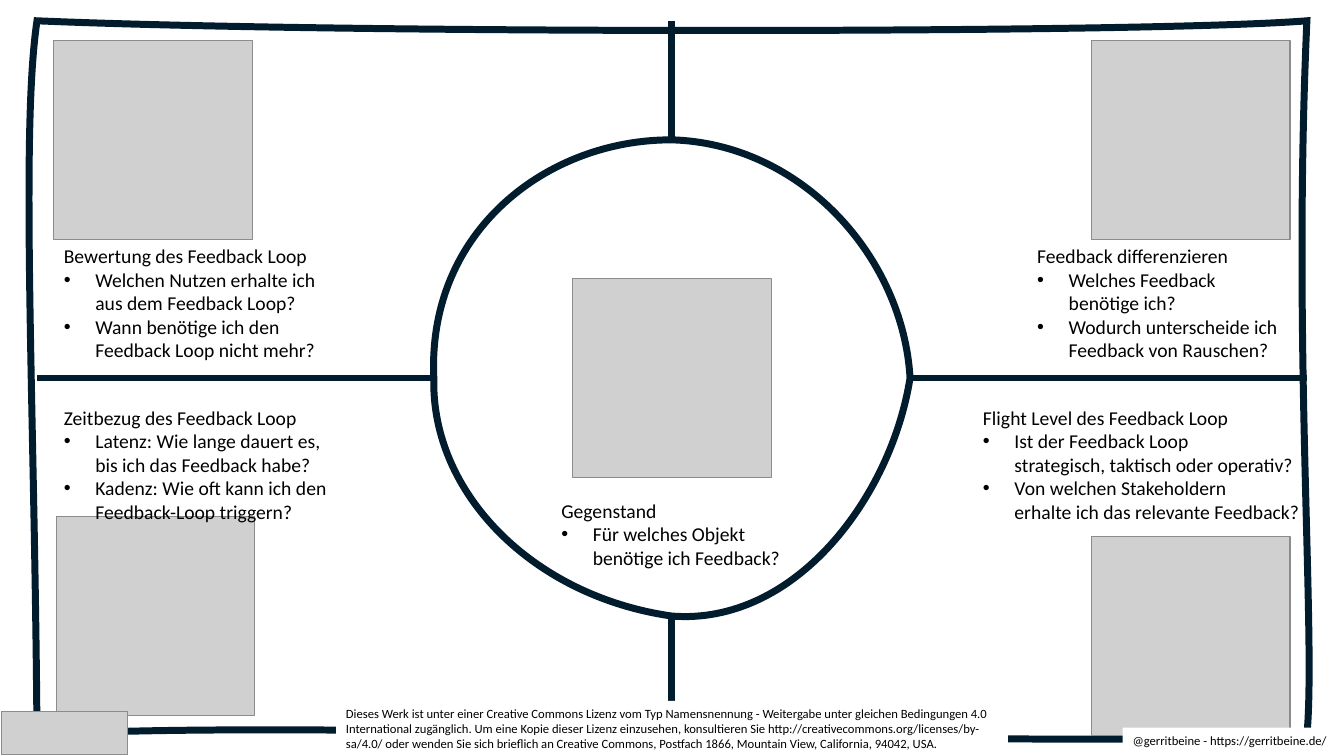
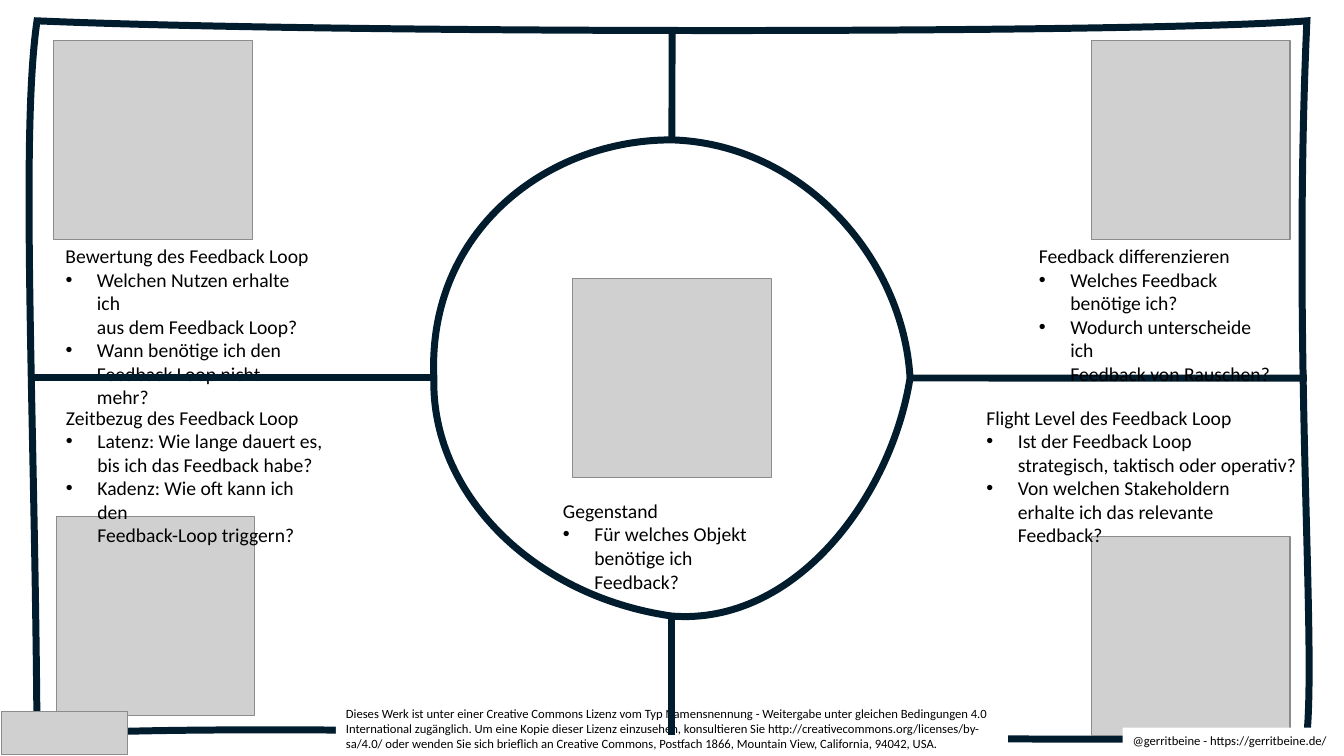
Before and after one commit to nextnormalacademy/site-advancedproductowner-manual, a slide deck: slide 1 of assets/downloads/17-feedback-loop-canvas.pptx. Drawn at 1344x756 pixels with LibreOffice and Linux fonts; fonts in the diff are those of the drawing; grey boxes stand for pictures; background and template pictures are left out. Boxes give left, top, right and bottom in pixels: in the first picture for what was removed or moved away, otherwise in the second. Text is boxed around its words. In the diff, an @@ line names an element or a change of style, - is before the commit and + after.

Commit message:
added repaired feedback loop canvas pptx to downloads

```diff
--- a/assets/downloads/17-feedback-loop-canvas.pptx
+++ b/assets/downloads/17-feedback-loop-canvas.pptx
@@ freeform shape at [37, 21, 1308, 736]: outline #001C2D 5 pt to #001C2D 4.99 pt @@
@@ freeform shape removed at [673, 21, 673, 140] @@
@@ freeform shape at [434, 140, 909, 616]: outline #001C2D 5 pt to #001C2D 4.99 pt; outline redrawn @@
@@ text "Bewertung des Feedback Loop" rewrapped from [64, 249, 315, 360] to [65, 249, 308, 404] @@
@@ text "Feedback differenzieren" rewrapped from [1037, 249, 1277, 357] to [1039, 249, 1270, 382] @@
@@ line added from (434, 378) to (32, 378), #001C2D 4.99 pt @@
@@ freeform shape removed at [37, 378, 435, 378] @@
@@ line (910, 378) - (1308, 378): stroke #001C2D 5 pt to #001C2D 4.99 pt @@
@@ text "Zeitbezug des Feedback Loop" rewrapped from [64, 411, 326, 525] to [66, 411, 322, 548] @@
@@ text "Gegenstand" rewrapped from [561, 504, 780, 569] to [563, 504, 747, 594] @@
@@ freeform shape removed at [673, 616, 673, 735] @@
@@ line added from (673, 735) to (673, 616), #001C2D 4.99 pt @@
```
Also in this commit, not shown: 2 other slides changed, 1 other file.
